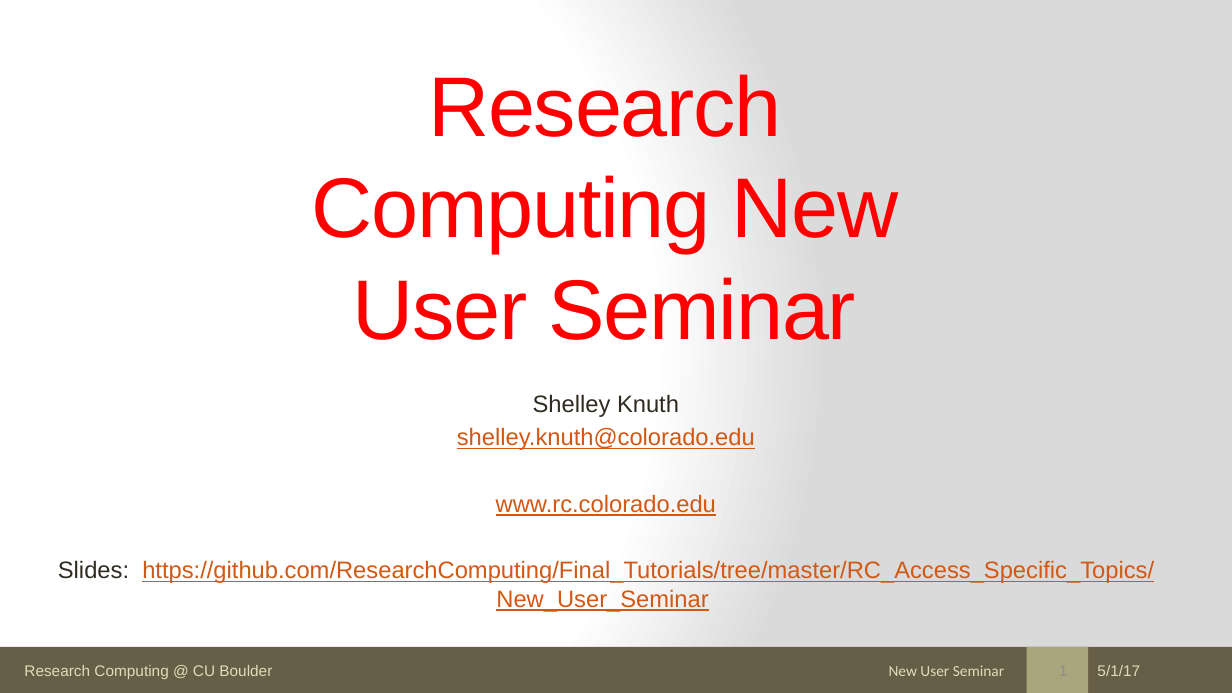
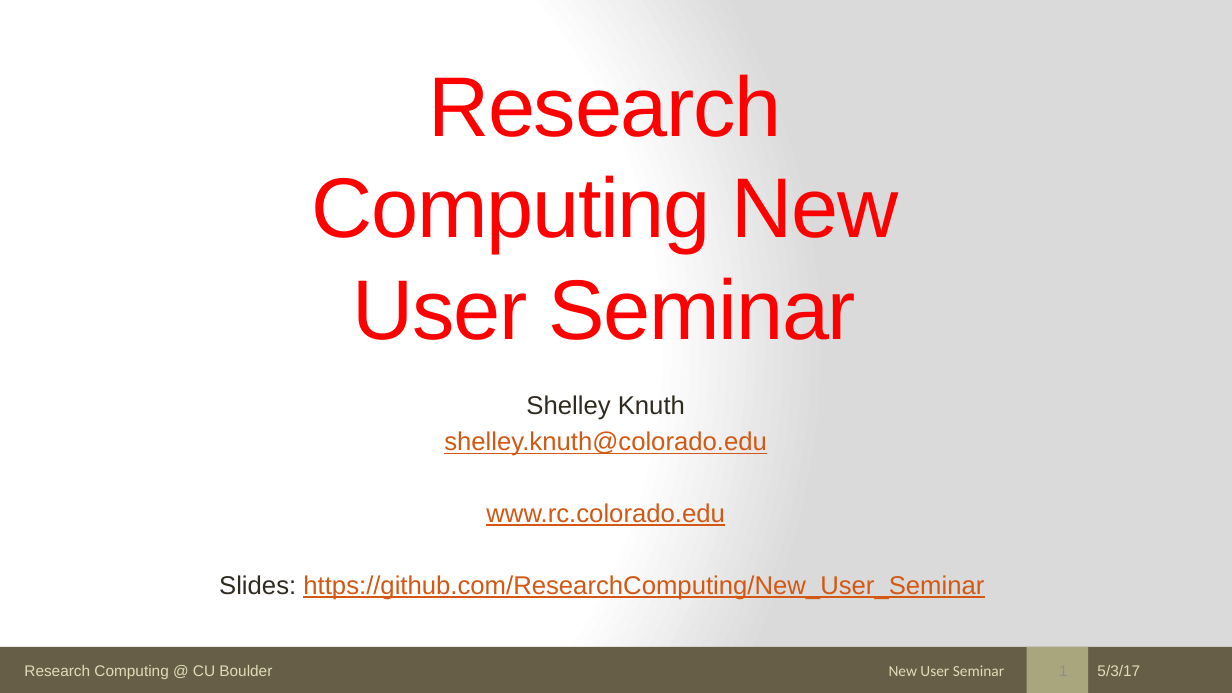
Before and after one commit to ResearchComputing/New_User_Seminar, a slide deck: slide 1 of rc_new_user_seminar_2017.pptx. Drawn at 1232x693 pixels with LibreOffice and Linux fonts; fonts in the diff are those of the drawing. Boxes give left, top, right and bottom in pixels: in the first picture for what was removed or moved away, otherwise in the second. Text is boxed around its words. In the diff, an @@ line names an element or a change of style, - is before the commit and + after.

Commit message:
Updated github links in talk

```diff
--- a/rc_new_user_seminar_2017.pptx
+++ b/rc_new_user_seminar_2017.pptx
@@ subtitle at (444, 395, 767, 526): size 18.5 to 20 pt in "Shelley Knuth", "shelley.knuth@colorado.edu", "www.rc.colorado.edu" @@
@@ subtitle at (219, 575, 984, 600): text changed; size 18.5 to 20 pt @@
-Slides: https://github.com/ResearchComputing/Final_Tutorials/tree/master/RC_Access_Specific_Topics/New_User_Seminar
+Slides: https://github.com/ResearchComputing/New_User_Seminar
@@ text at (1097, 665, 1140, 676): text changed @@
-5/1/17
+5/3/17
```
Also in this commit, not shown: 52 other slides changed, 1 other file.
